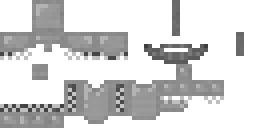
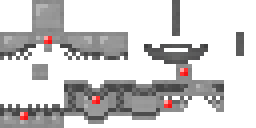
The second 256 x 128 image is a revision of the first. Changes to its layers:
showed "Gem", painted on it over [20, 36, 188, 120]
renamed "Reinforcement" to "T2", painted on it over [0, 0, 244, 120]
painted on "Chains" over [0, 48, 224, 112]
removed layer "Layer 4" over [160, 100, 188, 112]
removed layer "Base Dark Iron" over [0, 0, 224, 120]
removed layer "Base Reinforcement" over [0, 0, 224, 120]
added layer "Base T2" above "Base T1" over [0, 0, 224, 120]
added layer "Base T1" above "Iron Armor" over [0, 0, 224, 120]
